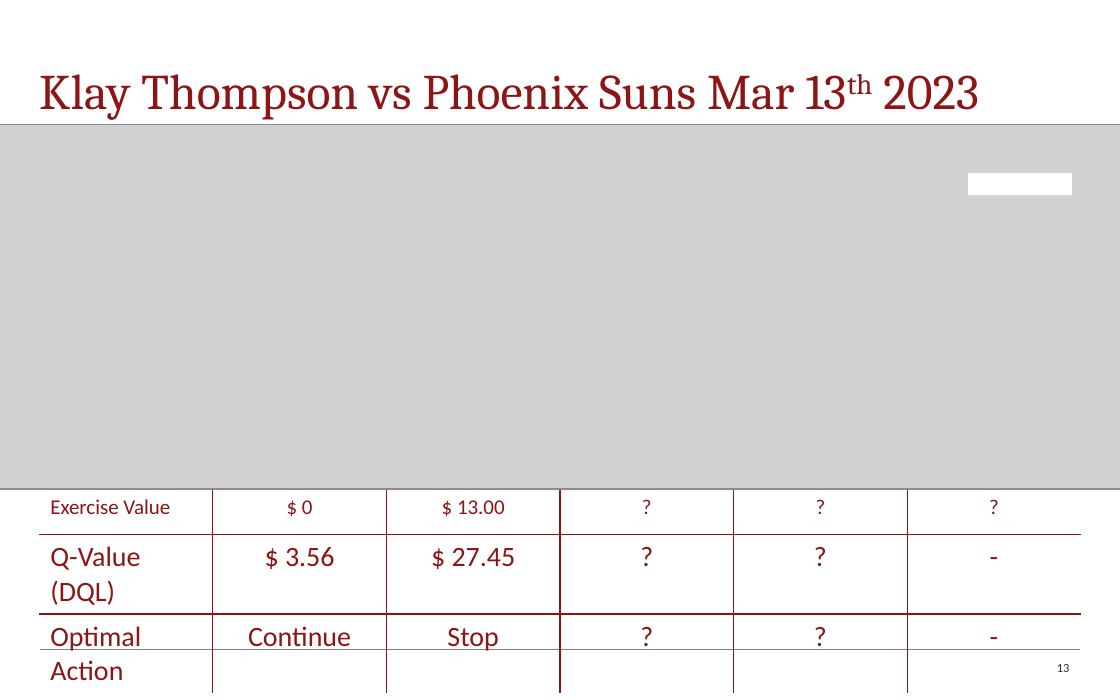
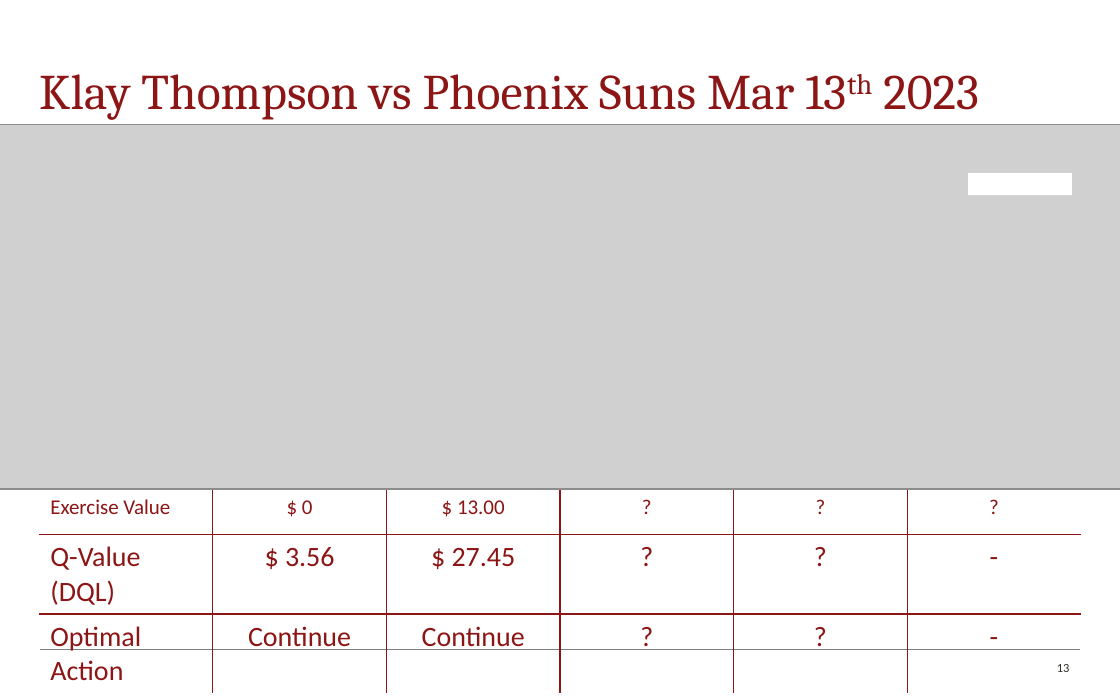
Before and after one commit to 161siegels/CME-241-Project, a slide deck: slide 13 of Second_Draft.pptx. Drawn at 1120x700 pixels with LibreOffice and Linux fonts; fonts in the diff are those of the drawing; grey boxes stand for pictures; background and template pictures are left out. Boxes give left, top, right and bottom in pixels: in the first picture for what was removed or moved away, otherwise in the second. Text is boxed around its words. In the diff, an @@ line names an element or a change of style, - is before the commit and + after.

```diff
--- a/Second_Draft.pptx
+++ b/Second_Draft.pptx
@@ table at (39,489,1081,684) @@
-row 3, column 3: Stop
+row 3, column 3: Continue
```
Also in this commit, not shown: 3 other slides changed.
